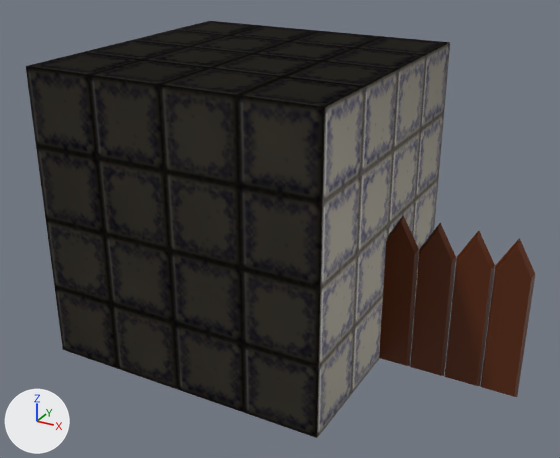
The glTF model assets/ground.glb, before and after one commit.
One viewpoint serves both versions: a camera (50 mm lens) standing at (2.6, -4.37, 1.98) and looking at (0.12, 0.15, -0.28). Every picture has the same lights, and +X, +Y and +Z are marked at lower left. Where no turn or scale is listed for an object, it has been applied to the vertices.

The first picture shows 'Fence_angle', 'grass_light'.
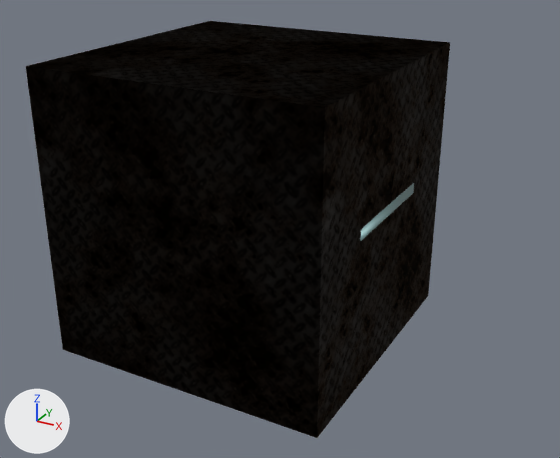
What differs and where, as boxes [x1, y1, x2, y2] in the pictures (560 x 458 px):
```json
{"object": "grass_dark", "change": "surface changed", "before": [26, 21, 450, 438], "after": [26, 21, 450, 438]}
{"object": "Fence_angle", "change": "deleted", "before": [379, 216, 535, 397], "on screen": "brown"}
{"object": "Table", "change": "added", "after": [360, 183, 414, 241]}
{"object": "grass_light", "change": "unchanged, covered by the edit", "before": [26, 21, 450, 438]}
```

Scene script edits in JSON lines:
```json
{"op": "add", "block": "img_metal_plate_048_basecolor", "code": ["img_metal_plate_048_basecolor = load_image('Metal_Plate_048_basecolor', '_unpacked/Metal_Plate_048_basecolor', 256, 256, 'sRGB')"]}
{"op": "add", "block": "img_metal_plate_048_normal", "code": ["img_metal_plate_048_normal = load_image('Metal_Plate_048_normal', '_unpacked/Metal_Plate_048_normal', 256, 256, 'Non-Color')"]}
{"op": "set", "path": "mat_fence.base_color", "old": "(0.099, 0.0188, 0.0)", "new": "(0.0161, 0.0045, 0.0)", "note": "brown #592500 -> black #220e00"}
{"op": "set", "path": "mat_fence.metallic", "old": "0.0", "new": "1.0"}
{"block": "mat_grass_ldark", "change": "nodes: BsdfPrincipled, Mapping, OutputMaterial, TexImage, UVMap"}
{"block": "mat_grass_ldark", "change": "uses the picture img_tile_04_128x128_1"}
{"block": "mat_grass_ldark", "change": "nodes: BsdfPrincipled, Mapping x2, NormalMap, OutputMaterial, TexImage x2, UVMap x2"}
{"block": "mat_grass_ldark", "change": "uses the picture img_metal_plate_048_basecolor"}
{"block": "mat_grass_ldark", "change": "uses the picture img_metal_plate_048_normal"}
{"op": "add", "block": "mat_metal_dark", "code": ["mat_metal_dark = principled_material('Metal_dark')", "mat_metal_dark.base_color = (0.193, 0.308, 0.311)  # cyan #7a9797", "mat_metal_dark.metallic = 1.0", "mat_metal_dark.roughness = 0.374"]}
{"op": "add", "block": "me_cube_009", "code": ["me_cube_009 = bpy.data.meshes.new('Cube.009')", "me_cube_009.from_pydata(...)  # 216 vertices, 372 faces; spans x -1.0..1.0, y -0.51..0.49, z -1.0..0.19", "me_cube_009.materials.append(mat_metal_dark)  # cyan #7a9797"]}
{"op": "remove", "block": "ob_fence_angle", "code": ["ob_fence_angle = bpy.data.objects.new('Fence_angle', me_cube_001)", "ob_fence_angle.location = (0.0, 0.0, 0.0)"]}
{"op": "add", "block": "ob_table", "code": ["ob_table = bpy.data.objects.new('Table', me_cube_009)", "ob_table.location = (0.0, 0.0, 0.0)"]}
```
